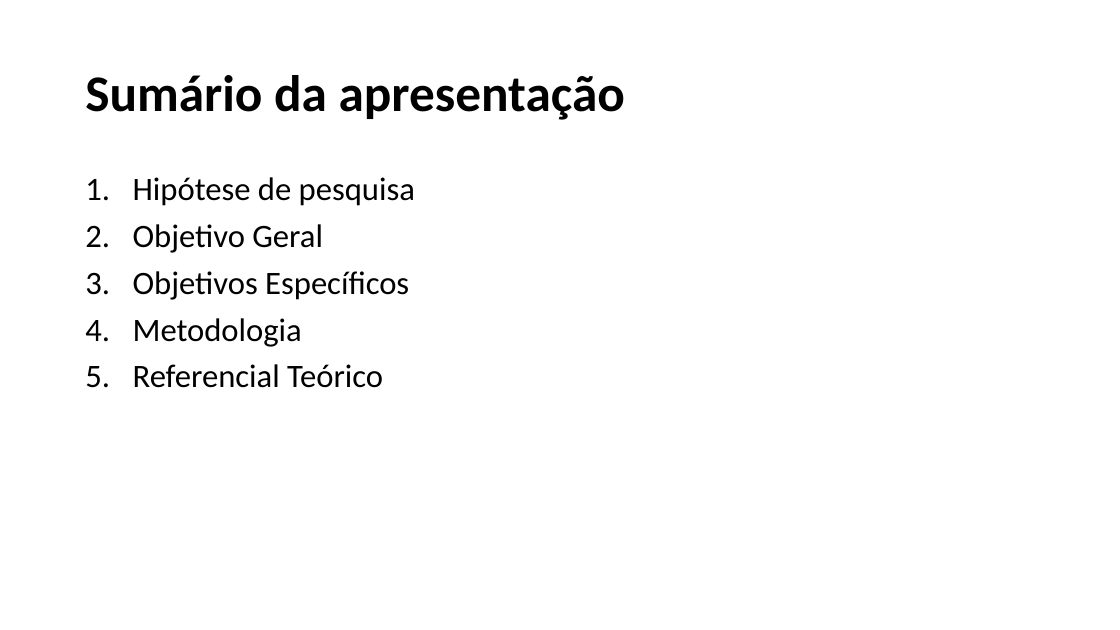
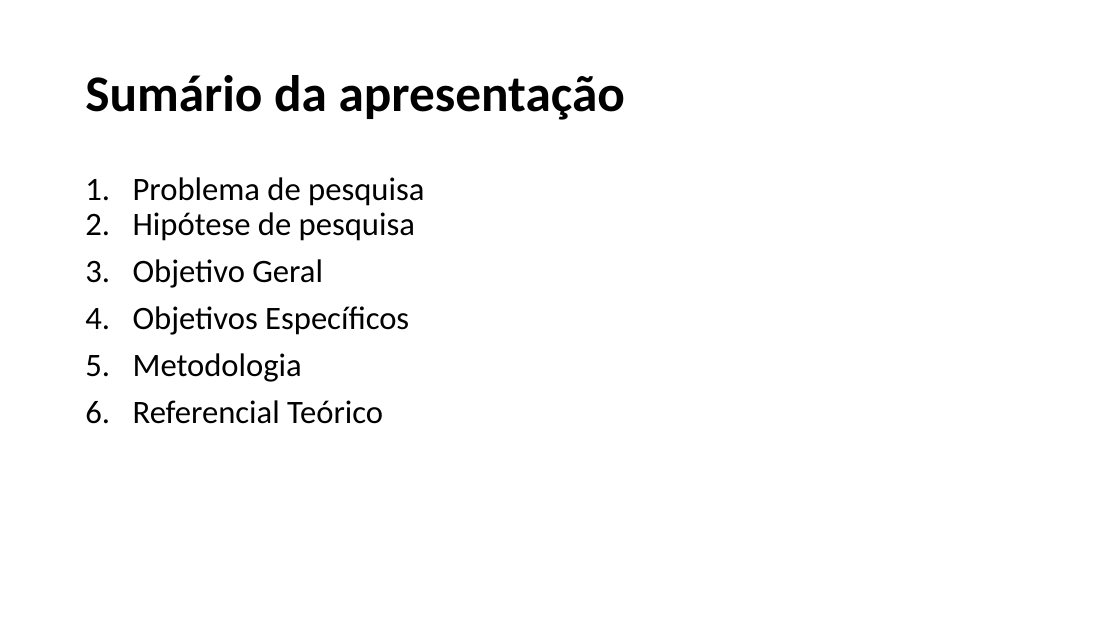
Before and after one commit to ricardopetrere/TCC_FTT, a slide deck: slide 4 of documentos/Apresentação_22_09.pptx. Drawn at 1120x630 pixels with LibreOffice and Linux fonts; fonts in the diff are those of the drawing. Boxes give left, top, right and bottom in pixels: in the first picture for what was removed or moved away, otherwise in the second. Text is boxed around its words. In the diff, an @@ line names an element or a change of style, - is before the commit and + after.

```diff
--- a/documentos/Apresentação_22_09.pptx
+++ b/documentos/Apresentação_22_09.pptx
@@ text at (x1=133, y1=177, x2=424, y2=206): paragraph added @@
+1. Problema de pesquisa
@@ text at (x1=133, y1=212, x2=415, y2=424): less space between paragraphs @@
```
Also in this commit, not shown: 10 other slides changed, 6 slides added, 2 slides removed.
